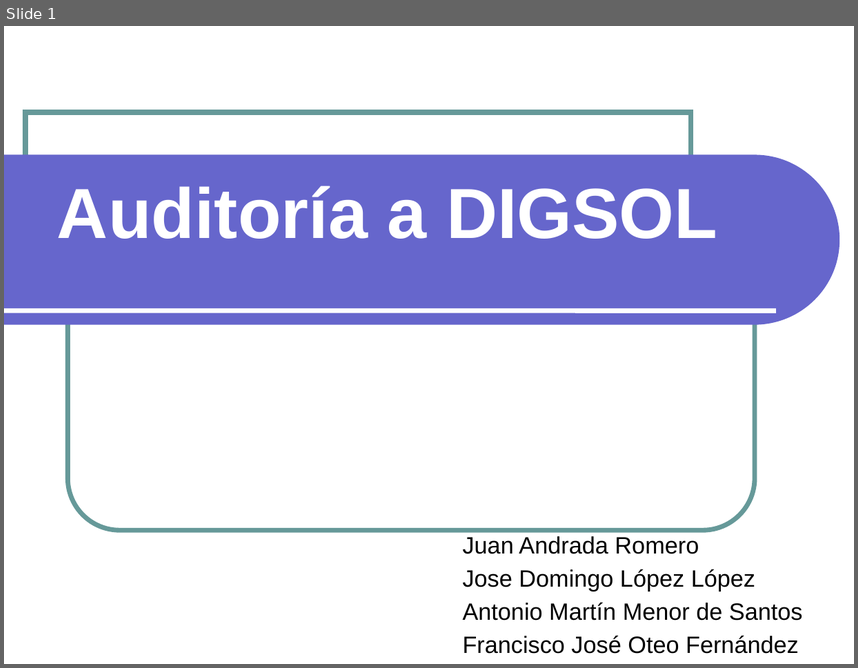
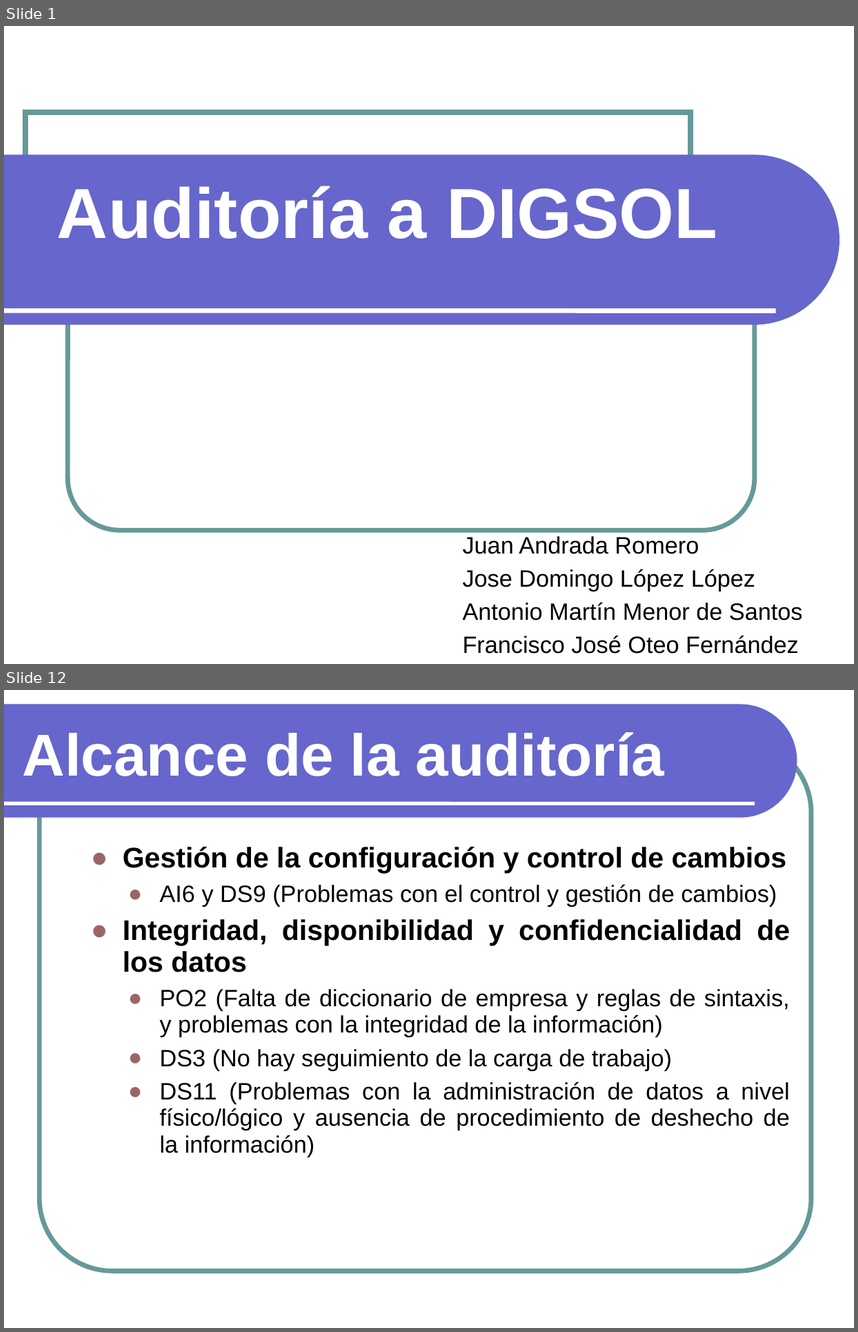
Before and after one commit to txedo/isi-auditoria, a slide deck: auditoria/presentacion/Presentacion.ppt. Shown one above the other, each under a label of ours: slide 1 before the commit, slides 1 and 12 after it; the slides between them are not shown. The pictures are 858x668 and 858x1332 pixels, drawn with LibreOffice and Linux fonts; fonts in the diff are those of the drawing. Boxes give left, top, right and bottom in pixels: in the first picture for what was removed or moved away, otherwise in the second. Text is boxed around its words. In the diff, an @@ line names an element or a change of style, - is before the commit and + after.

```diff
--- a/auditoria/presentacion/Presentacion.ppt
+++ b/auditoria/presentacion/Presentacion.ppt
@@ slide 12 added at [4,690,854,1328], background #FFFFFF @@
@@ freeform shape added at [4,704,797,818], fill #6666CC @@
@@ text added at [22,732,664,776], 50 pt, text #FFFFFF, bold @@
+Alcance de la auditoría
@@ rounded rectangle added at [40,739,811,1270], outline #669999 4 pt @@
@@ line added from (4, 803) to (755, 803), #FFFFFF 3 pt @@
@@ text added at [123,847,790,1156], 20 pt, text #000000 @@
+  ● Gestión de la configuración y control de cambios
+    ● AI6 y DS9 (Problemas con el control y gestión de cambios)
+  ● Integridad, disponibilidad y confidencialidad de los datos
+    ● PO2 (Falta de diccionario de empresa y reglas de sintaxis, y problemas con la integridad de la información)
+    ● DS3 (No hay seguimiento de la carga de trabajo)
+    ● DS11 (Problemas con la administración de datos a nivel físico/lógico y ausencia de procedimiento de deshecho de la información)
```
Also in this commit, not shown: 4 slides changed, 5 other slides added, 4 slides removed.
